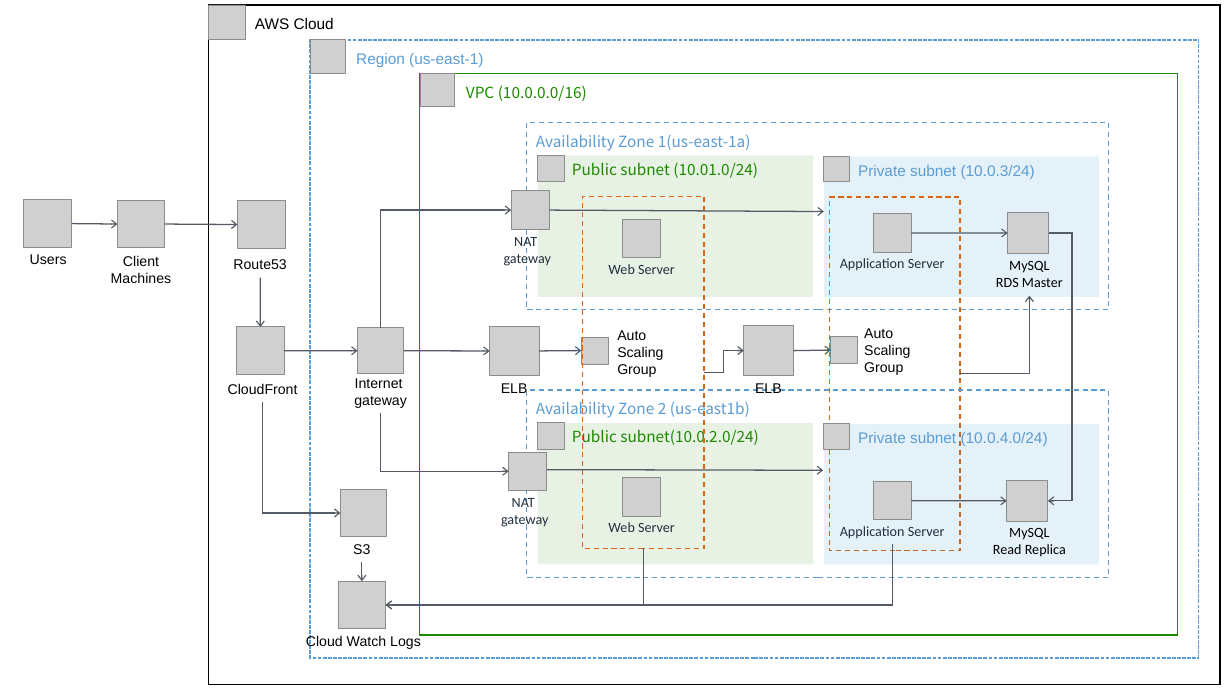
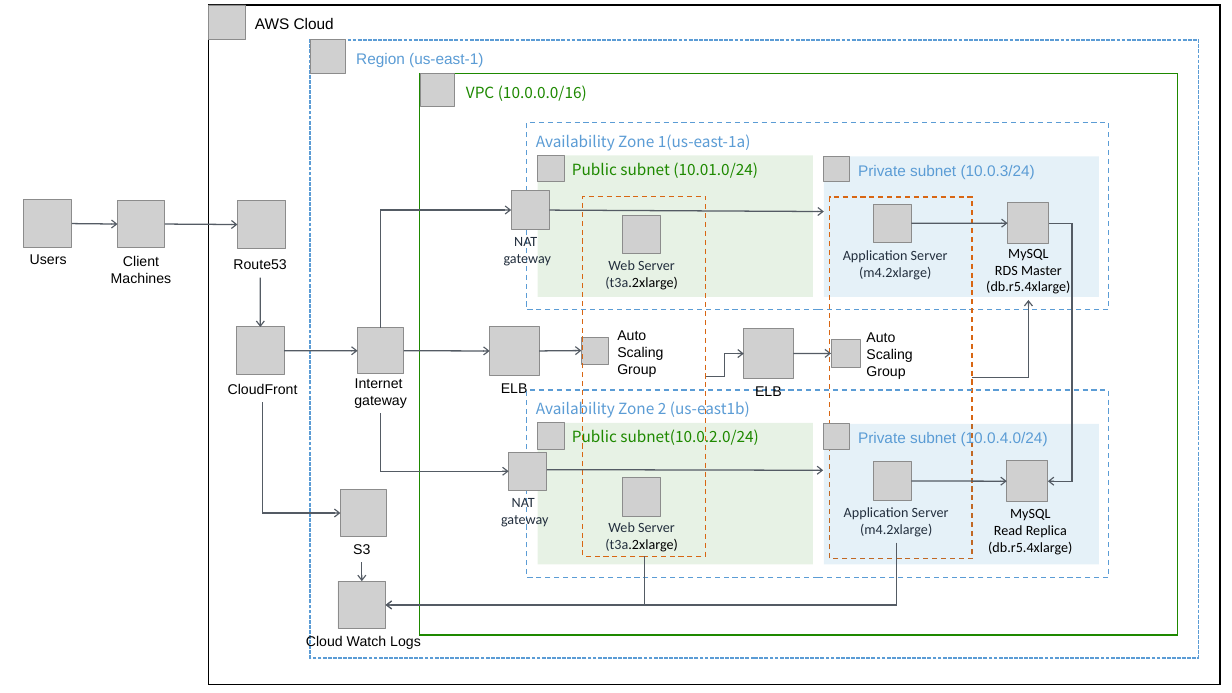
Before and after one commit to ninjasul/udacity-aws-architect-project, a slide deck: slide 1 of project2-design-provision-and-monitor-aws-infra-at-scale/task1-create-aws-architecture-schematics/Udacity_Diagram_1.pptx. Drawn at 1232x693 pixels with LibreOffice and Linux fonts; fonts in the diff are those of the drawing; grey boxes stand for pictures. Boxes give left, top, right and bottom in pixels: in the first picture for what was removed or moved away, otherwise in the second. Text is boxed around its words. In the diff, an @@ line names an element or a change of style, - is before the commit and + after.

```diff
--- a/project2-design-provision-and-monitor-aws-infra-at-scale/task1-create-aws-architecture-schematics/Udacity_Diagram_1.pptx
+++ b/project2-design-provision-and-monitor-aws-infra-at-scale/task1-create-aws-architecture-schematics/Udacity_Diagram_1.pptx
@@ rectangle: place and size @@
-rectangle at bbox=[583, 196, 704, 548]
+rectangle at bbox=[583, 196, 706, 556]
@@ rectangle: place and size @@
-rectangle at bbox=[830, 197, 960, 551]
+rectangle at bbox=[830, 197, 972, 558]
@@ picture: place and size @@
-picture at bbox=[623, 219, 661, 257]
+picture at bbox=[623, 215, 661, 253]
@@ 2 pictures, 1 arrow: place and size @@
-2 pictures, 1 arrow at bbox=[873, 213, 1049, 254]
+2 pictures, 1 arrow at bbox=[873, 202, 1049, 244]
@@ text "MySQL RDS Master": place and size @@
-text "MySQL RDS Master" at bbox=[996, 261, 1063, 287]
+text "MySQL RDS Master" at bbox=[986, 249, 1070, 294]
@@ elbow arrow moved from (1049, 233) - (1048, 501) to (1049, 224) - (1048, 482) @@
@@ text at bbox=[605, 260, 677, 290]: text changed @@
-Web Server
+Web Server
+(t3a.2xlarge)
@@ text "Application Server": place and size @@
-text "Application Server" at bbox=[840, 258, 945, 271]
+text "Application Server" at bbox=[843, 250, 948, 280]
@@ text at bbox=[859, 267, 931, 280]: paragraph added @@
+(m4.2xlarge)
@@ text at bbox=[986, 281, 1070, 294]: paragraph added @@
+(db.r5.4xlarge)
@@ text "Auto Scaling Group": place and size @@
-text "Auto Scaling Group" at bbox=[864, 328, 910, 375]
+text "Auto Scaling Group" at bbox=[866, 332, 912, 379]
@@ elbow arrow moved from (960, 374) - (1030, 296) to (972, 378) - (1029, 300) @@
@@ elbow arrow moved from (704, 372) - (744, 351) to (706, 376) - (744, 354) @@
@@ picture: place and size @@
-picture at bbox=[831, 336, 858, 363]
+picture at bbox=[831, 340, 860, 368]
@@ text "Application Server": place and size @@
-text "Application Server" at bbox=[840, 526, 945, 539]
+text "Application Server" at bbox=[844, 507, 949, 537]
@@ 2 pictures, 1 arrow: place and size @@
-2 pictures, 1 arrow at bbox=[873, 481, 1049, 522]
+2 pictures, 1 arrow at bbox=[873, 461, 1049, 503]
@@ text "MySQL Read Replica": place and size @@
-text "MySQL Read Replica" at bbox=[993, 528, 1066, 557]
+text "MySQL Read Replica" at bbox=[988, 509, 1072, 555]
@@ text at bbox=[605, 522, 677, 552]: text changed @@
-Web Server
+Web Server
+(t3a.2xlarge)
@@ text at bbox=[860, 524, 932, 537]: paragraph added @@
+(m4.2xlarge)
@@ elbow arrow moved from (893, 544) - (385, 605) to (897, 543) - (385, 605) @@
@@ elbow arrow moved from (643, 549) - (385, 605) to (644, 556) - (385, 605) @@
@@ text at bbox=[988, 542, 1072, 555]: paragraph added @@
+(db.r5.4xlarge)
```
Also in this commit, not shown: 1 other file.
